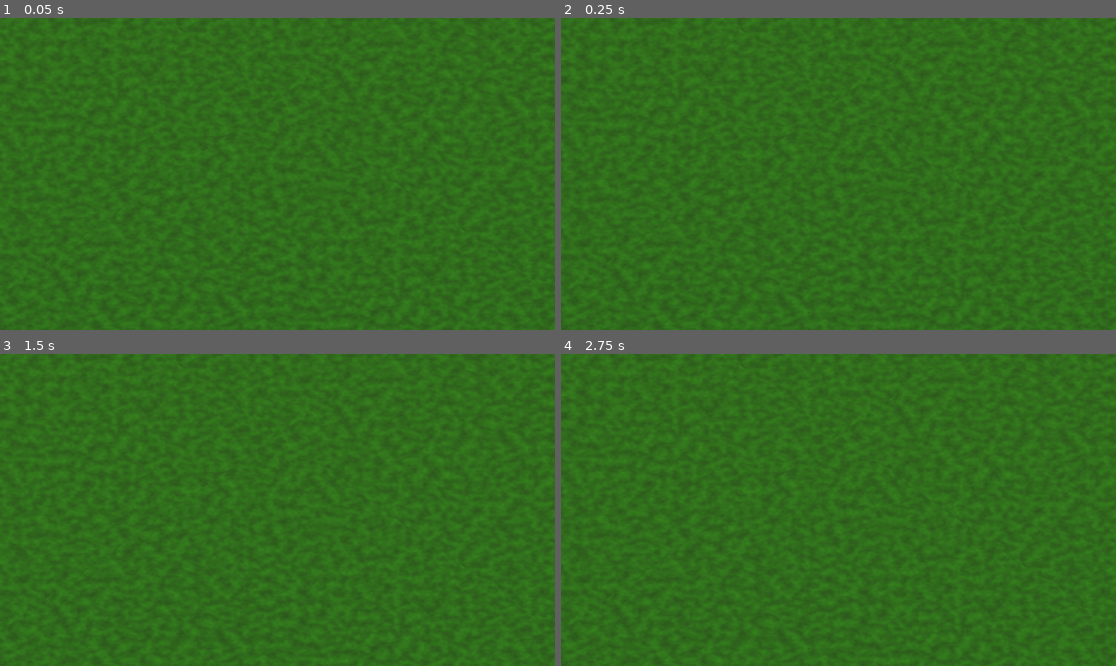
Above: before the commit, frames 1-4 (two rows, left to right).
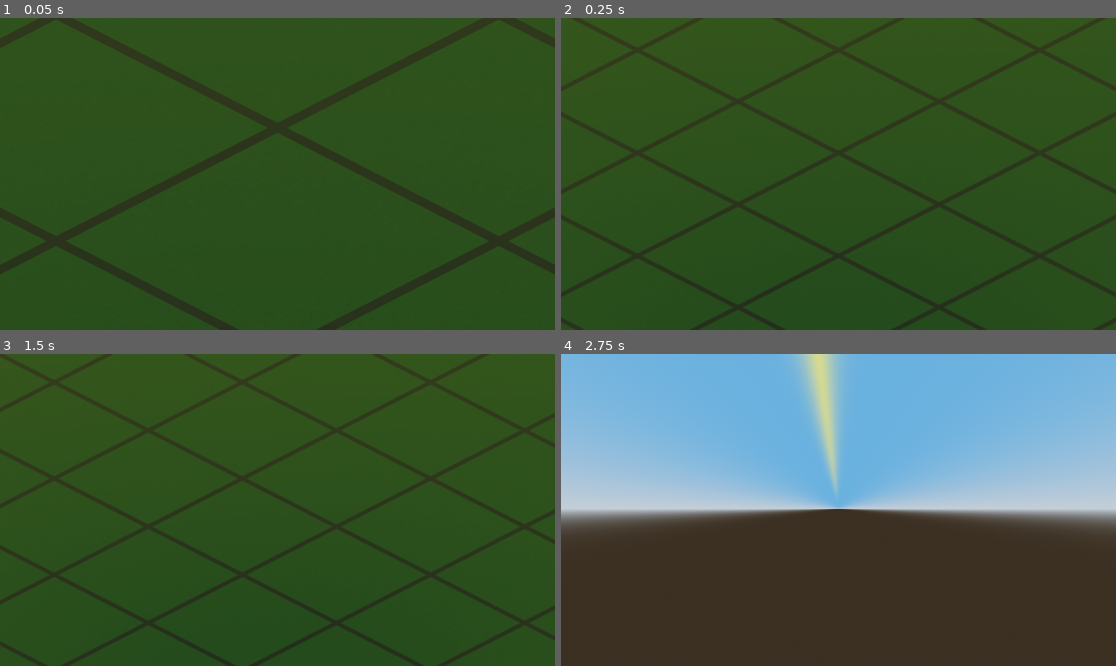
Above: after the commit, the same moments.

Repository: kyleyoung1121/TheParksDepartment
Game: Godot game, scene res://Maps/Ohio/OhioPreserve.tscn
Same seed, same stepped clock (60 frames per second), same inputs: the game is played once before the commit and once after it.
Inputs (mouse positions are in pixels of both pictures, inside the frame that each line leads up to):
- Up to frame 1 (0.05 s): no input
- Up to frame 2 (0.25 s): no input
- Up to frame 3 (1.5 s): move the mouse to (399, 494) at 0.52 s; hold Middle mouse button (camera_move, bound only after the comm… 0.53-1.28 s; tap S (camera_move_backward, bound only after the commit) at 0.8, 1.35 s; move the mouse to (166, 525) at 1.27 s
- Up to frame 4 (2.75 s): tap W (camera_move_forward, bound only after the commit) at 1.55 s; move the mouse to (894, 441) at 2.02 s; hold W (camera_move_forward, bound only after the commit) from 2.03 s (still down); tap A (camera_move_left, bound only after the commit) at 2.3 s

The runs differ from the first frame. In frame 1, 71% of the frame differs, in the area x 0-100%, y 0-100%; in frame 2, 69%; in frame 3, 69%; in frame 4, 100%.

Commit message:
Added basic camera pan, zoom, and rotation

Diff:
--- a/theparkdepartment/Maps/MapParts/Tile.tscn
+++ b/theparkdepartment/Maps/MapParts/Tile.tscn
@@ -1,18 +1,10 @@
-[gd_scene load_steps=6 format=3 uid="uid://bajcno73354v1"]
+[gd_scene load_steps=4 format=3 uid="uid://bajcno73354v1"]
 
-[sub_resource type="Gradient" id="Gradient_jlmok"]
-colors = PackedColorArray(0.455113, 0.545057, 0.17602, 1, 1, 1, 1, 1)
-
-[sub_resource type="FastNoiseLite" id="FastNoiseLite_7iv3r"]
-frequency = 0.0528
-
-[sub_resource type="NoiseTexture2D" id="NoiseTexture2D_os4xh"]
-color_ramp = SubResource("Gradient_jlmok")
-noise = SubResource("FastNoiseLite_7iv3r")
+[ext_resource type="Texture2D" uid="uid://bfax6vmncto75" path="res://Maps/MapParts/grass_texture.png" id="1_5g2ac"]
 
 [sub_resource type="StandardMaterial3D" id="StandardMaterial3D_ouo3c"]
 albedo_color = Color(0.0867957, 0.247525, 0.0234103, 1)
-albedo_texture = SubResource("NoiseTexture2D_os4xh")
+albedo_texture = ExtResource("1_5g2ac")
 
 [sub_resource type="PlaneMesh" id="PlaneMesh_ptvc5"]
 material = SubResource("StandardMaterial3D_ouo3c")
--- a/theparkdepartment/Maps/Ohio/OhioPreserve.tscn
+++ b/theparkdepartment/Maps/Ohio/OhioPreserve.tscn
@@ -1,6 +1,7 @@
-[gd_scene load_steps=5 format=3 uid="uid://biryhebi3vfjo"]
+[gd_scene load_steps=6 format=3 uid="uid://biryhebi3vfjo"]
 
 [ext_resource type="PackedScene" uid="uid://bajcno73354v1" path="res://Maps/MapParts/Tile.tscn" id="1_2ewd0"]
+[ext_resource type="PackedScene" uid="uid://dwp624wmncn58" path="res://Systems/CameraController/gimbal.tscn" id="2_ar074"]
 
 [sub_resource type="ProceduralSkyMaterial" id="ProceduralSkyMaterial_f4a83"]
 sky_top_color = Color(0.32399, 0.556766, 0.773561, 1)
@@ -26,12 +27,6 @@
 light_color = Color(1, 0.878934, 0.188684, 1)
 shadow_enabled = true
 
-[node name="Camera3D" type="Camera3D" parent="."]
-transform = Transform3D(0.707107, 0.5, -0.5, 0, 0.707107, 0.707107, 0.707107, -0.5, 0.5, 0, 254.541, 0)
-projection = 1
-size = 50.0
-near = 0.1
-
 [node name="Tiles" type="Node3D" parent="."]
 
 [node name="Tile1" parent="Tiles" instance=ExtResource("1_2ewd0")]
@@ -621,3 +616,6 @@
 
 [node name="Tile196" parent="Tiles" instance=ExtResource("1_2ewd0")]
 transform = Transform3D(1, 0, 0, 0, 1, 0, 0, 0, 1, 416, 0, -416)
+
+[node name="Gimbal" parent="." instance=ExtResource("2_ar074")]
+transform = Transform3D(1, 0, 0, 0, 1, 0, 0, 0, 1, 0, 96.7201, 0)
--- /dev/null
+++ b/theparkdepartment/Systems/CameraController/Gimbal.gd
@@ -0,0 +1,80 @@
+extends Node3D
+
+@onready var camera = $InnerGimbal/Camera3D
+@onready var inner_gimbal = $InnerGimbal
+
+@export var max_zoom = 250.0
+@export var min_zoom = 5
+@export var zoom_speed = 10
+var zoom: float = 150.0
+
+@export var speed = 0.1
+@export var drag_speed = 0.0005
+@export var acceleration = 0.1
+@export var mouse_sensitivity = 0.0005
+
+var move = Vector3()
+
+func _input(event):
+	# Camera rotation input
+	if Input.is_action_pressed("camera_rotate") and event is InputEventMouseMotion:
+		if event.relative.x != 0:
+			rotate_object_local(Vector3.UP, -event.relative.x * mouse_sensitivity)
+		if event.relative.y != 0:
+			var y_rotation = clamp(-event.relative.y, -30, 30)
+			inner_gimbal.rotate_object_local(Vector3.RIGHT, y_rotation * mouse_sensitivity)
+
+	# Camera movement input
+	if Input.is_action_pressed("camera_move") and event is InputEventMouseMotion:
+		move.x -= event.relative.x * drag_speed
+		move.z -= event.relative.y * drag_speed
+
+	# Zoom input
+	if event.is_action_pressed("camera_zoom_in"):
+		zoom -= zoom_speed
+	elif event.is_action_pressed("camera_zoom_out"):
+		zoom += zoom_speed
+
+	zoom = clamp(zoom, min_zoom, max_zoom)
+
+func _ready():
+	# Set camera properties
+	camera.projection = Camera3D.PROJECTION_ORTHOGONAL
+	camera.position = Vector3(0, 0, 0)
+	camera.rotation = Vector3(0, 0, 0)
+
+	# Set inner gimbal properties
+	inner_gimbal.position = Vector3(0, 0, 0)
+	inner_gimbal.rotation = Vector3(-0.536697, 0, 0)
+
+	# Set the gimbal's rotation
+	rotation = Vector3(0, -0.7853982, 0)
+
+func _process(delta):
+	# Smoothly adjust zoom
+	if camera.projection == Camera3D.PROJECTION_ORTHOGONAL:
+		camera.size = lerp(camera.size, zoom, zoom_speed * delta)
+
+	# Clamp rotation to avoid excessive tilting
+	inner_gimbal.rotation.x = clamp(inner_gimbal.rotation.x, -1.1, 0.3)
+
+	move_camera(delta)
+
+func move_camera(delta):
+	# Camera movement in the X and Z directions
+	if Input.is_action_pressed("camera_move_forward"):
+		move.z = lerp(move.z, -speed, acceleration)
+	elif Input.is_action_pressed("camera_move_backward"):
+		move.z = lerp(move.z, speed, acceleration)
+	else:
+		move.z = lerp(move.z, 0.0, acceleration)
+
+	if Input.is_action_pressed("camera_move_left"):
+		move.x = lerp(move.x, -speed, acceleration)
+	elif Input.is_action_pressed("camera_move_right"):
+		move.x = lerp(move.x, speed, acceleration)
+	else:
+		move.x = lerp(move.x, 0.0, acceleration)
+
+	# Apply movement to camera with rotation
+	position += move.rotated(Vector3.UP, self.rotation.y) * zoom
--- /dev/null
+++ b/theparkdepartment/Systems/CameraController/gimbal.tscn
@@ -0,0 +1,13 @@
+[gd_scene load_steps=2 format=3 uid="uid://dwp624wmncn58"]
+
+[ext_resource type="Script" path="res://Systems/CameraController/Gimbal.gd" id="1_pwki3"]
+
+[node name="Gimbal" type="Node3D"]
+transform = Transform3D(0.743145, 0, -0.669131, 0, 1, 0, 0.669131, 0, 0.743145, 0, 0, 0)
+script = ExtResource("1_pwki3")
+
+[node name="InnerGimbal" type="Node3D" parent="."]
+transform = Transform3D(1, 0, 0, 0, 0.835807, 0.549023, 0, -0.549023, 0.835807, 0, 0, 0)
+
+[node name="Camera3D" type="Camera3D" parent="InnerGimbal"]
+projection = 1
--- a/theparkdepartment/project.godot
+++ b/theparkdepartment/project.godot
@@ -13,3 +13,50 @@
 config/name="TheParkDepartment"
 run/main_scene="res://Maps/Ohio/OhioPreserve.tscn"
 config/features=PackedStringArray("4.3", "Forward Plus")
+
+[input]
+
+camera_zoom_in={
+"deadzone": 0.5,
+"events": [Object(InputEventMouseButton,"resource_local_to_scene":false,"resource_name":"","device":-1,"window_id":0,"alt_pressed":false,"shift_pressed":false,"ctrl_pressed":false,"meta_pressed":false,"button_mask":0,"position":Vector2(0, 0),"global_position":Vector2(0, 0),"factor":1.0,"button_index":4,"canceled":false,"pressed":false,"double_click":false,"script":null)
+]
+}
+camera_zoom_out={
+"deadzone": 0.5,
+"events": [Object(InputEventMouseButton,"resource_local_to_scene":false,"resource_name":"","device":-1,"window_id":0,"alt_pressed":false,"shift_pressed":false,"ctrl_pressed":false,"meta_pressed":false,"button_mask":0,"position":Vector2(0, 0),"global_position":Vector2(0, 0),"factor":1.0,"button_index":5,"canceled":false,"pressed":false,"double_click":false,"script":null)
+]
+}
+camera_rotate={
+"deadzone": 0.5,
+"events": [Object(InputEventMouseButton,"resource_local_to_scene":false,"resource_name":"","device":-1,"window_id":0,"alt_pressed":false,"shift_pressed":false,"ctrl_pressed":false,"meta_pressed":false,"button_mask":0,"position":Vector2(0, 0),"global_position":Vector2(0, 0),"factor":1.0,"button_index":2,"canceled":false,"pressed":false,"double_click":false,"script":null)
+]
+}
+camera_move_forward={
+"deadzone": 0.5,
+"events": [Object(InputEventKey,"resource_local_to_scene":false,"resource_name":"","device":-1,"window_id":0,"alt_pressed":false,"shift_pressed":false,"ctrl_pressed":false,"meta_pressed":false,"pressed":false,"keycode":0,"physical_keycode":87,"key_label":0,"unicode":119,"location":0,"echo":false,"script":null)
+, Object(InputEventKey,"resource_local_to_scene":false,"resource_name":"","device":-1,"window_id":0,"alt_pressed":false,"shift_pressed":false,"ctrl_pressed":false,"meta_pressed":false,"pressed":false,"keycode":0,"physical_keycode":4194320,"key_label":0,"unicode":0,"location":0,"echo":false,"script":null)
+]
+}
+camera_move_backward={
+"deadzone": 0.5,
+"events": [Object(InputEventKey,"resource_local_to_scene":false,"resource_name":"","device":-1,"window_id":0,"alt_pressed":false,"shift_pressed":false,"ctrl_pressed":false,"meta_pressed":false,"pressed":false,"keycode":0,"physical_keycode":83,"key_label":0,"unicode":115,"location":0,"echo":false,"script":null)
+, Object(InputEventKey,"resource_local_to_scene":false,"resource_name":"","device":-1,"window_id":0,"alt_pressed":false,"shift_pressed":false,"ctrl_pressed":false,"meta_pressed":false,"pressed":false,"keycode":0,"physical_keycode":4194322,"key_label":0,"unicode":0,"location":0,"echo":false,"script":null)
+]
+}
+camera_move_right={
+"deadzone": 0.5,
+"events": [Object(InputEventKey,"resource_local_to_scene":false,"resource_name":"","device":-1,"window_id":0,"alt_pressed":false,"shift_pressed":false,"ctrl_pressed":false,"meta_pressed":false,"pressed":false,"keycode":0,"physical_keycode":68,"key_label":0,"unicode":100,"location":0,"echo":false,"script":null)
+, Object(InputEventKey,"resource_local_to_scene":false,"resource_name":"","device":-1,"window_id":0,"alt_pressed":false,"shift_pressed":false,"ctrl_pressed":false,"meta_pressed":false,"pressed":false,"keycode":0,"physical_keycode":4194321,"key_label":0,"unicode":0,"location":0,"echo":false,"script":null)
+]
+}
+camera_move_left={
+"deadzone": 0.5,
+"events": [Object(InputEventKey,"resource_local_to_scene":false,"resource_name":"","device":-1,"window_id":0,"alt_pressed":false,"shift_pressed":false,"ctrl_pressed":false,"meta_pressed":false,"pressed":false,"keycode":0,"physical_keycode":65,"key_label":0,"unicode":97,"location":0,"echo":false,"script":null)
+, Object(InputEventKey,"resource_local_to_scene":false,"resource_name":"","device":-1,"window_id":0,"alt_pressed":false,"shift_pressed":false,"ctrl_pressed":false,"meta_pressed":false,"pressed":false,"keycode":0,"physical_keycode":4194319,"key_label":0,"unicode":0,"location":0,"echo":false,"script":null)
+]
+}
+camera_move={
+"deadzone": 0.5,
+"events": [Object(InputEventMouseButton,"resource_local_to_scene":false,"resource_name":"","device":-1,"window_id":0,"alt_pressed":false,"shift_pressed":false,"ctrl_pressed":false,"meta_pressed":false,"button_mask":0,"position":Vector2(0, 0),"global_position":Vector2(0, 0),"factor":1.0,"button_index":3,"canceled":false,"pressed":false,"double_click":false,"script":null)
+]
+}
Binary file added: theparkdepartment/Maps/MapParts/grass_texture.png
Not shown, added: theparkdepartment/Maps/MapParts/grass_texture.png.import
